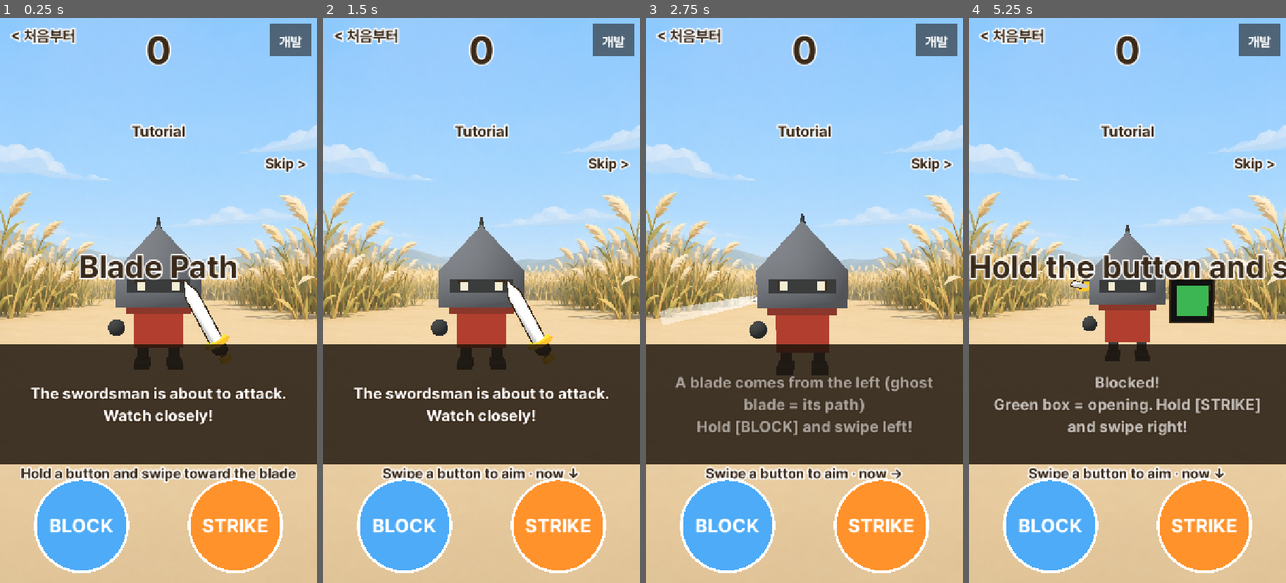
Above: before the commit, frames 1-4 (left to right).
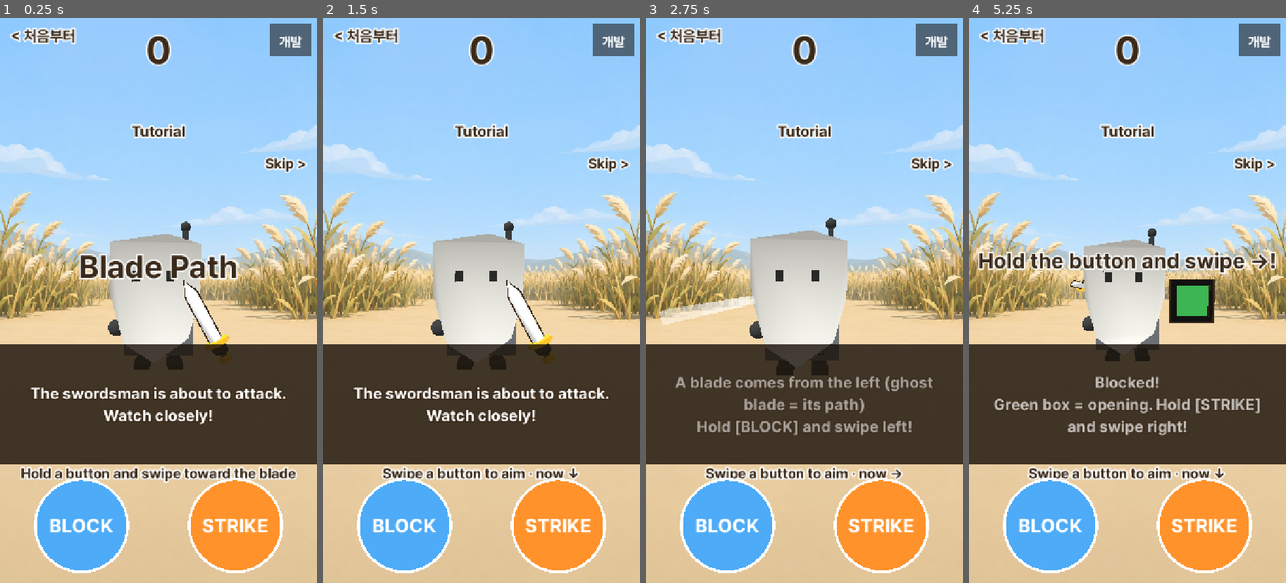
Above: after the commit, the same moments.

Repository: innollia/pai-games
Game: Godot game, scene res://main.tscn
Two runs of this game, one before a commit and one after it. Both use one fixed random seed, a clock stepped at 60 frames per second and the inputs below.
Inputs (mouse positions are in pixels of both pictures, inside the frame that each line leads up to):
- Up to frame 1 (0.25 s): no input
- Up to frame 2 (1.5 s): tap Enter at 0.5 s; move the mouse to (551, 272) at 0.52 s; hold Right 0.53-1.25 s; tap J at 0.6 s; click (551, 272) at 0.67 s; tap Space at 1.25 s; drag from (418, 328) to (465, 413) at 1.27 s
- Up to frame 3 (2.75 s): tap Enter at 2 s; move the mouse to (836, 176) at 2.02 s; hold Right from 2.03 s (still down); tap K at 2.1 s
- Up to frame 4 (5.25 s): release Right at 2.75 s; drag from (1111, 413) to (1032, 215) at 2.77 s; move the mouse to (1222, 385) at 3.52 s; hold Left 3.53-4.25 s; tap J at 3.6 s; drag from (1032, 215) to (1079, 159) at 4.27 s; move the mouse to (1143, 300) at 5.02 s; hold Down from 5.03 s (still down); tap K at 5.1 s; click (1143, 300) at 5.17 s

The runs differ from the first frame. In frame 1, 4.4% of the frame differs, in the area x 34-64%, y 35-61%; in frame 2, 5.2%; in frame 3, 6.0%; in frame 4, 6.8%, in the area x 0-100%, y 36-60%.

Commit message:
일격의 길: 긴 가운데 글 잘림 해결(글씨 줄이고 줄 바꿈), 대사 편집 한/영 버튼 왼쪽 위 노란 큰 버튼, 외형 맞바꿈(찌르기↔끝판왕, 속임수↔베기)
Co-Authored-By: Claude Opus 5.5 <noreply@anthropic.com>

Diff:
--- a/games/blade_path/g/blade.gd
+++ b/games/blade_path/g/blade.gd
@@ -895,13 +895,17 @@
 	_spawn_rest(k, hp_y)
 
 
+## 검객 종류(찌르기·속임수·베기·거합·끝판왕) -> models.gd 외형 번호. 10/31 파이 요청: 찌르기↔끝판왕, 속임수↔베기 외형 맞바꿈
+const LOOK := [4, 2, 1, 3, 0]
+
+
 ## 상자 검객 몸
 func _dress_box(_col: Color) -> void:
 	body = box(Vector3.ZERO, Vector3.ONE, WHITE, piv)
 	body.visible = false
 	var model := preload("res://g/models.gd").new()
 	piv.add_child(model)
-	model.build(ftype)
+	model.build(LOOK[ftype])
 	for m in model.find_children("*", "MeshInstance3D", true, false):
 		rig_m.append(m)
 		if m.has_meta("signal_eye"):
--- a/games/blade_path/g/dev.gd
+++ b/games/blade_path/g/dev.gd
@@ -170,7 +170,7 @@
 			out.append([Rect2(500, 1110, 200, 100), "다음 >", "next"])
 			out.append([Rect2(240, 1110, 240, 100), "완료", "menu"])
 			# 한영 바꾸기: 같은 줄이 다른 언어로 뭐였는지 바로 본다 (게임 언어도 같이 바뀜)
-			out.append([Rect2(420, 30, 280, 90), "English 보기" if g.lang != "en" else "한국어 보기", "lang"])
+			out.append([Rect2(20, 10, 560, 100), "⇄ English 보기" if g.lang != "en" else "⇄ 한국어 보기", "lang"])
 			return out
 		"jump":
 			var out: Array = []
@@ -213,7 +213,7 @@
 			var pv: String = g._s(k).replace("\n", " | ")
 			c.draw_string(f, r.position + Vector2(16, 82), pv, HORIZONTAL_ALIGNMENT_LEFT, r.size.x - 32, 28, Color.WHITE)
 			continue
-		c.draw_rect(r, g.D if act != "close" and act != "menu" else Color("5a4632"))
+		c.draw_rect(r, Color("ffd43b") if act == "lang" else g.D if act != "close" and act != "menu" else Color("5a4632"))
 		c.draw_rect(r, g.INK, false, 4.0)
 		var lines: PackedStringArray = (b[1] as String).split("\n")
 		var fs := 34
--- a/games/blade_path/tofu.gd
+++ b/games/blade_path/tofu.gd
@@ -320,3 +320,11 @@
 func msg(s: String, dur := 0.6) -> void:
 	_msg_l.text = s
 	_msg_t = dur
+	# 긴 글(영어판 등)이 화면 밖으로 잘리지 않게: 가장 긴 줄이 680px 안에 들도록 글씨를 줄이고, 그래도 넘치면 줄을 바꾼다
+	var ls := _msg_l.label_settings
+	var w := 0.0
+	for line in s.split("
+"):
+		w = maxf(w, _font.get_string_size(line, HORIZONTAL_ALIGNMENT_LEFT, -1, 72).x)
+	ls.font_size = 72 if w <= 680.0 else maxi(44, floori(72.0 * 680.0 / w))
+	_msg_l.autowrap_mode = TextServer.AUTOWRAP_WORD_SMART if w * ls.font_size / 72.0 > 680.0 else TextServer.AUTOWRAP_OFF
Not shown, changed: games/blade_path/ver.txt
Not shown, changed: games/blade_path/README.md
Not shown, changed: games/blade_path/web/index.html
Not shown, changed: games/blade_path/web/index.pck
